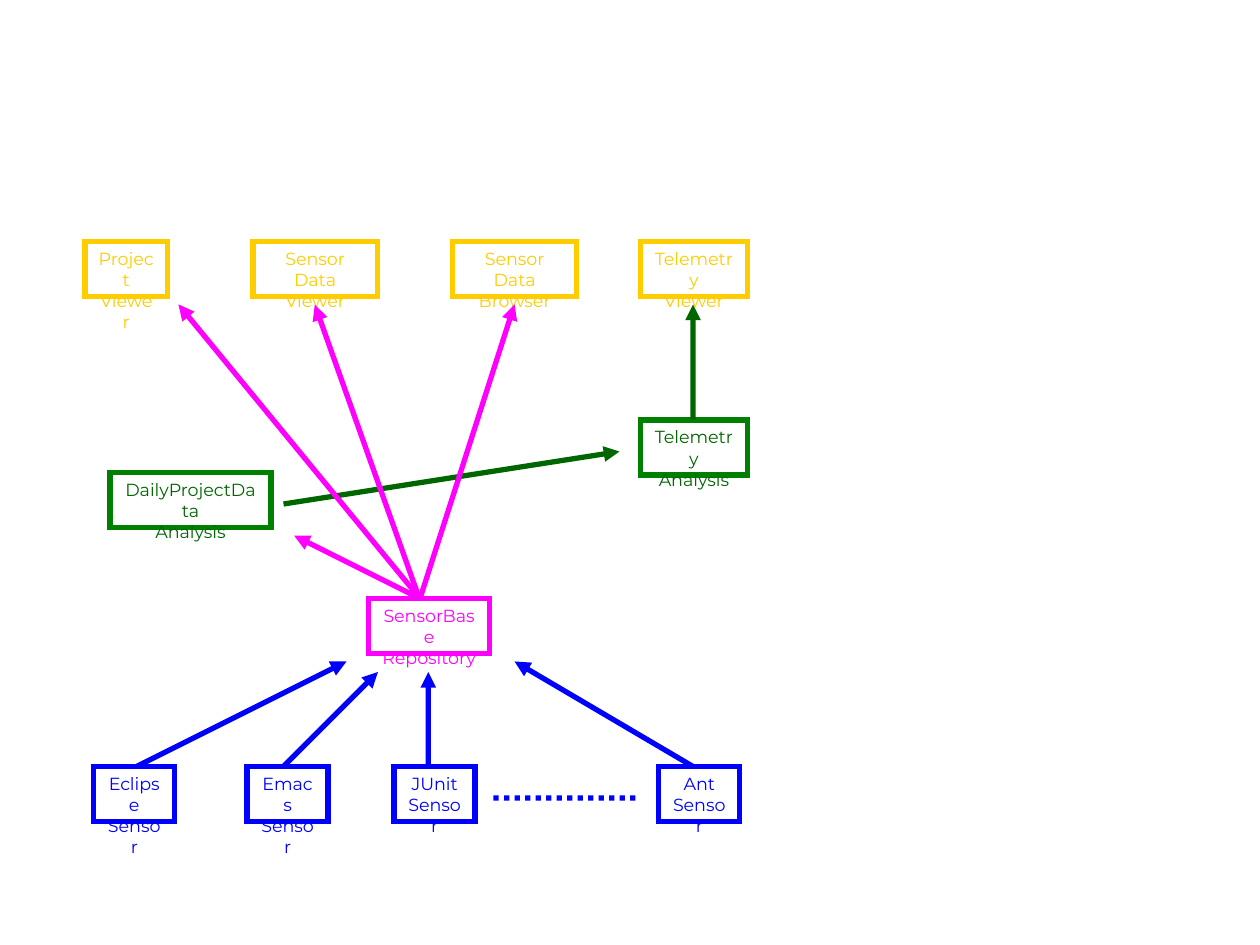
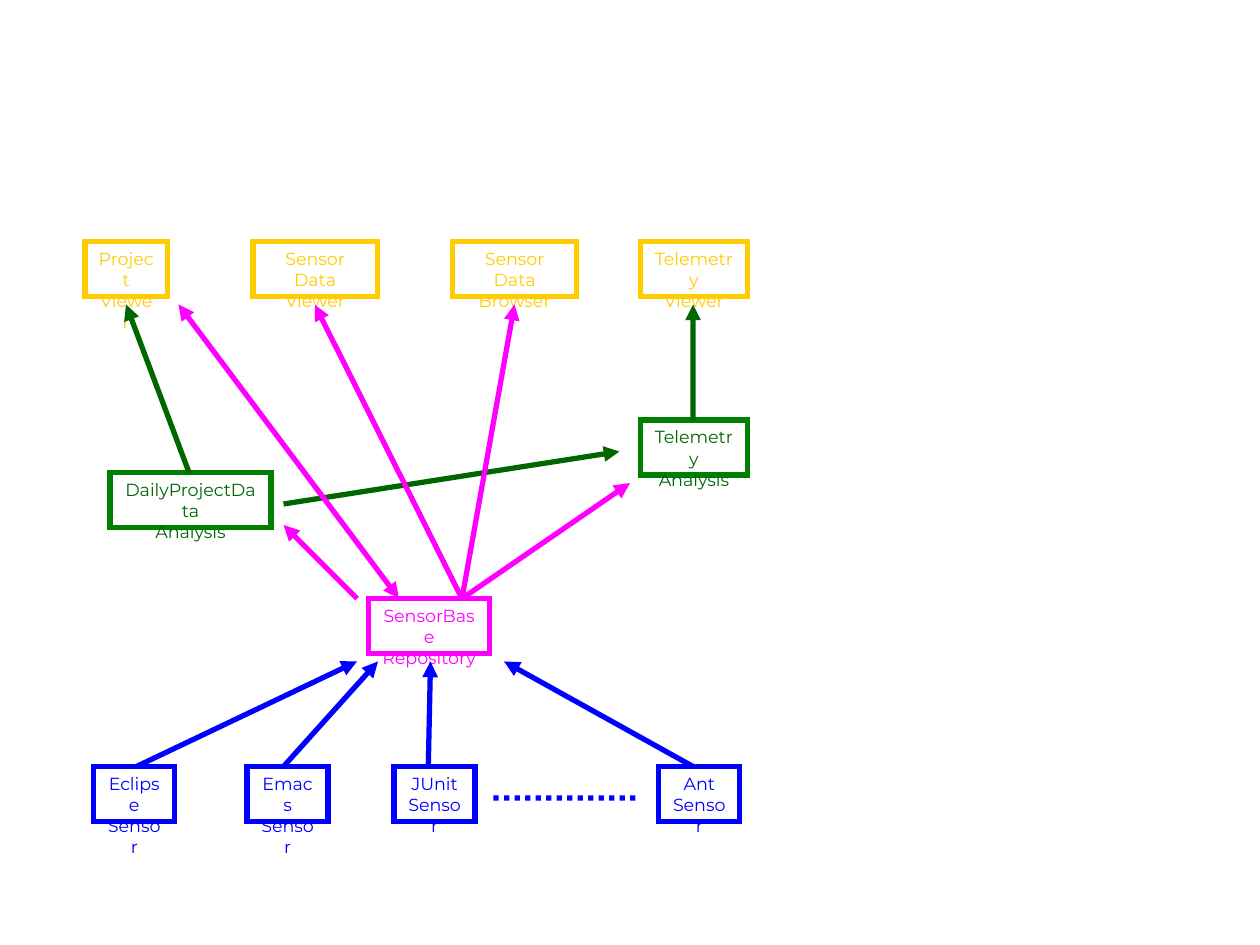
Before and after one commit to nettree/hackystat, a slide deck: slide 1 of wiki/architecture.ppt. Drawn at 1260x945 pixels with LibreOffice and Linux fonts; fonts in the diff are those of the drawing. Boxes give left, top, right and bottom in pixels: in the first picture for what was removed or moved away, otherwise in the second. Text is boxed around its words. In the diff, an @@ line names an element or a change of style, - is before the commit and + after.

```diff
--- a/wiki/architecture.ppt
+++ b/wiki/architecture.ppt
@@ arrow added from (189, 472) to (126, 305), #006600 3 pt @@
@@ arrow moved from (420, 598) - (179, 305) to (399, 598) - (179, 305) @@
@@ arrow (399, 598) - (179, 305): arrow to double arrow @@
@@ arrow moved from (420, 598) - (315, 305) to (462, 598) - (315, 305) @@
@@ arrow moved from (420, 598) - (514, 305) to (462, 598) - (514, 305) @@
@@ arrow added from (462, 598) to (630, 483), #FF00FF 3 pt @@
@@ arrow moved from (420, 598) - (294, 536) to (357, 598) - (284, 525) @@
@@ arrow moved from (136, 766) - (346, 662) to (136, 766) - (357, 662) @@
@@ arrow moved from (284, 766) - (378, 672) to (284, 766) - (378, 662) @@
@@ arrow moved from (428, 766) - (428, 672) to (428, 766) - (431, 662) @@
@@ arrow moved from (693, 766) - (514, 662) to (693, 766) - (504, 662) @@
```
Also in this commit, not shown: 2 other files.
